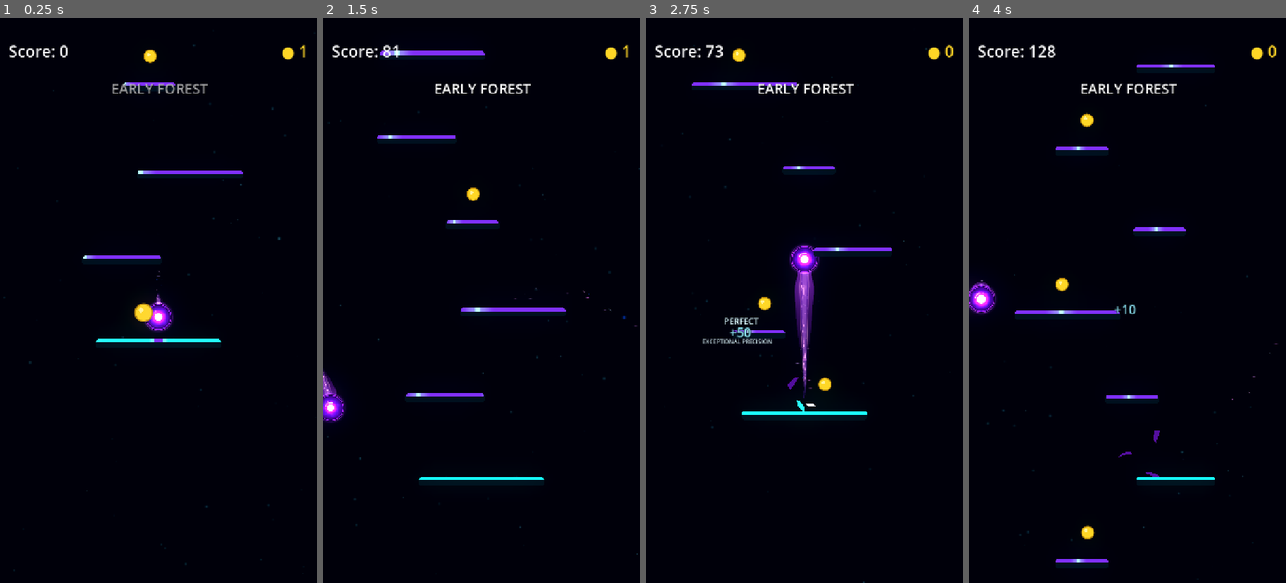
Above: before the commit, frames 1-4 (left to right).
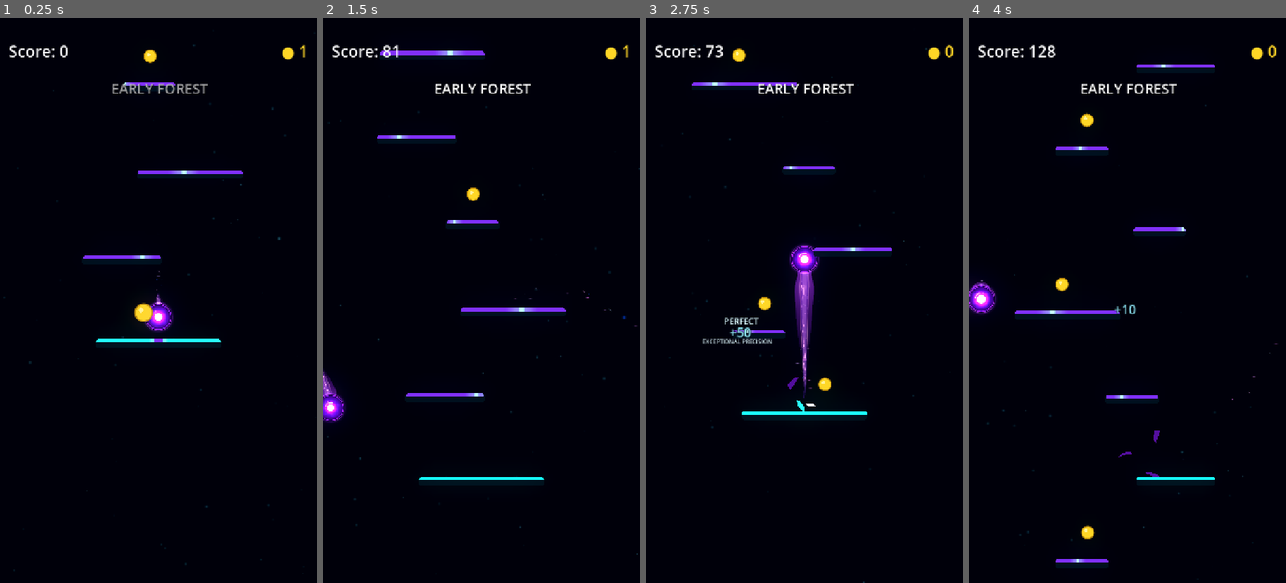
Above: after the commit, the same moments.

Repository: Kryodo/TowerJump
Game: Godot game, scene res://scenes/main.tscn
Two runs of this game, one before a commit and one after it. Both use one fixed random seed, a clock stepped at 60 frames per second and the inputs below.
Inputs (mouse positions are in pixels of both pictures, inside the frame that each line leads up to):
- Up to frame 1 (0.25 s): no input
- Up to frame 2 (1.5 s): move the mouse to (551, 272) at 0.52 s; hold Right (ui_right) 0.53-1.25 s; click (551, 272) at 0.67 s; drag from (418, 328) to (471, 193) at 1.27 s
- Up to frame 3 (2.75 s): click "Nochmal spielen" at 2 s
- Up to frame 4 (4 s): move the mouse to (1159, 176) at 2.77 s; hold Right (ui_right) 2.78-3.5 s; drag from (1111, 413) to (1060, 193) at 3.52 s

The runs differ from the first frame. In frame 1, 0.1% of the frame differs, in the area x 26-62%, y 11-43%; in frame 2, 0.4%, in the area x 18-67%, y 5-67%; in frame 3, 0.2%; in frame 4, 0.2%.

Commit message:
Vary idle platform sheen phase per spawn

Diff:
--- a/scripts/platform.gd
+++ b/scripts/platform.gd
@@ -118,6 +118,7 @@
 		"platform_width",
 		width * width_scale
 	)
+	_neon_edge.set_instance_shader_parameter("idle_sheen_phase", randf())
 
 func _physics_process(delta: float) -> void:
 	if platform_type == PlatformType.MOVING and not _is_breaking and not _broken:
